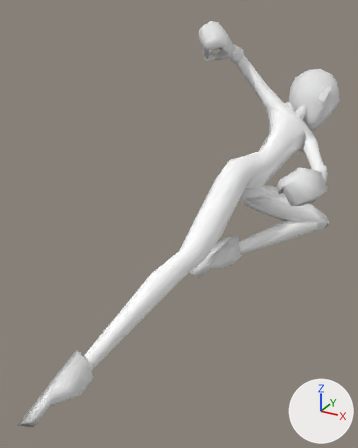
Before and after pictures for a commit that changed the glTF model Player/Assets/PlayerFinal/angel_body_final.glb.
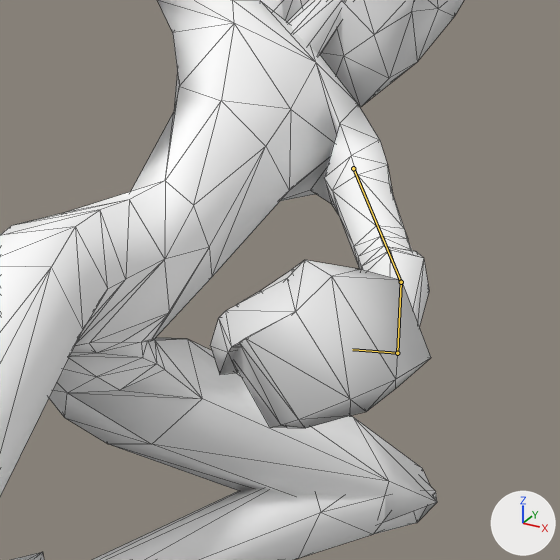
Each version appears first whole from a 50 mm lens placed at (0.67, -2.07, 1.95), pointed at (-0.22, -0.46, 1.14), and next in a close-up on the part from 64% to 100% of the width and 24% to 53% of the height. The lights are fixed; the arrows at lower right show +X, +Y and +Z. The older version's two pictures come first. Both versions are drawn at frame 6 of the action 'weapon_dash'; the numbers are the values there. The bones that change are drawn over the model as lines in the close-ups. The close-ups show mesh edges as thin lines.

Objects in the first close-up: 'body', 'hands', 'head', 'neck' and 1 more.
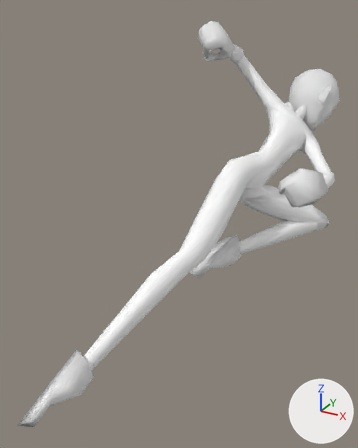
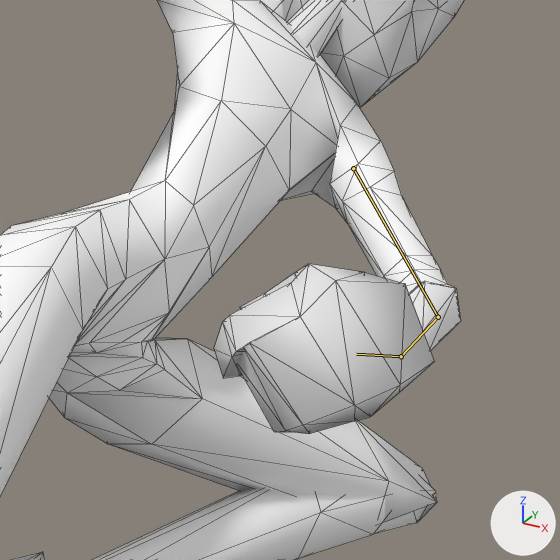
Boxes (x1, y1, x2, y2) around the edits, measured in the close-ups (560 x 560 px):
'body', posed
    before: (0, 0, 437, 560)
    after: (0, 0, 461, 560)
'hands', posed
    before: (210, 260, 431, 428)
    after: (214, 264, 435, 434)
bone 'upper_arm.L', root to tip
    before: (353, 168) to (401, 282)
    after: (353, 168) to (438, 317)
bone 'forearm.L', root to tip
    before: (401, 282) to (397, 353)
    after: (438, 317) to (401, 356)
bone 'hand.L', root to tip
    before: (397, 353) to (352, 349)
    after: (401, 356) to (356, 354)

What changed in the scene script:
```text
Change bone_upper_arm_l:
    where bone_upper_arm_l = bpy.data.objects['rig'].pose.bones['upper_arm.L']  # child of 'spine'
    bone_upper_arm_l.rotation_quaternion: (0.625, -0.741, 0.238, 0.064) -> (0.679, -0.688, 0.249, 0.051)  # degrees (-103, 23, -17) -> degrees (-95, 24, -17)
    bone_upper_arm_l.scale: (1.0, 1.0, 1.0) -> (1.0, 1.04, 1.0)
Change bone_forearm_l:
    where bone_forearm_l = bpy.data.objects['rig'].pose.bones['forearm.L']  # child of 'upper_arm.L'
    bone_forearm_l.rotation_quaternion: (0.997, -0.083, 0.0, 0.007) -> (0.967, -0.252, 0.0, 0.023)  # degrees (-9, 0, 1) -> degrees (-29, 1, 3)
Change bone_hand_l:
    where bone_hand_l = bpy.data.objects['rig'].pose.bones['hand.L']  # child of 'forearm.L'
    bone_hand_l.rotation_quaternion: (0.951, -0.122, -0.108, -0.263) -> (0.972, -0.11, -0.119, -0.172)  # degrees (-10, -16, -29) -> degrees (-10, -16, -19)
    bone_hand_l.scale: (1.0, 1.0, 1.0) -> (1.0, 1.01, 1.0)
```
